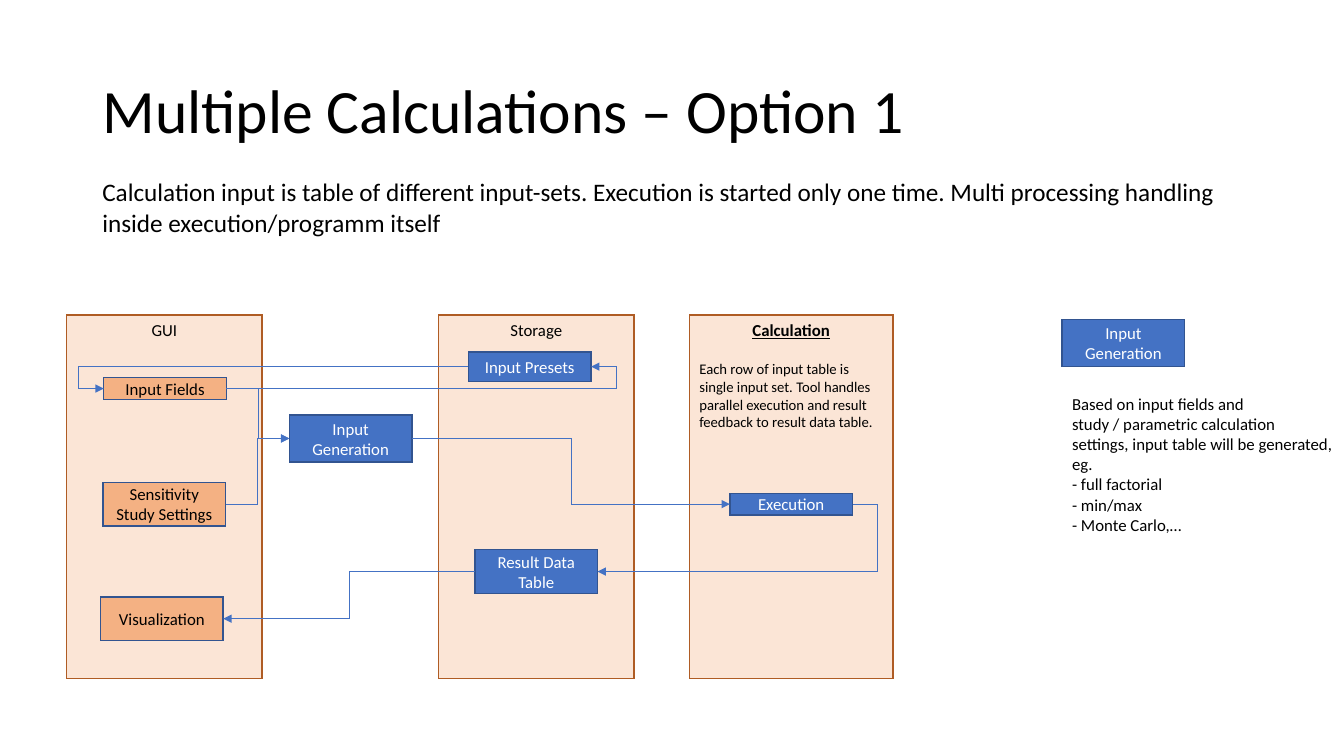
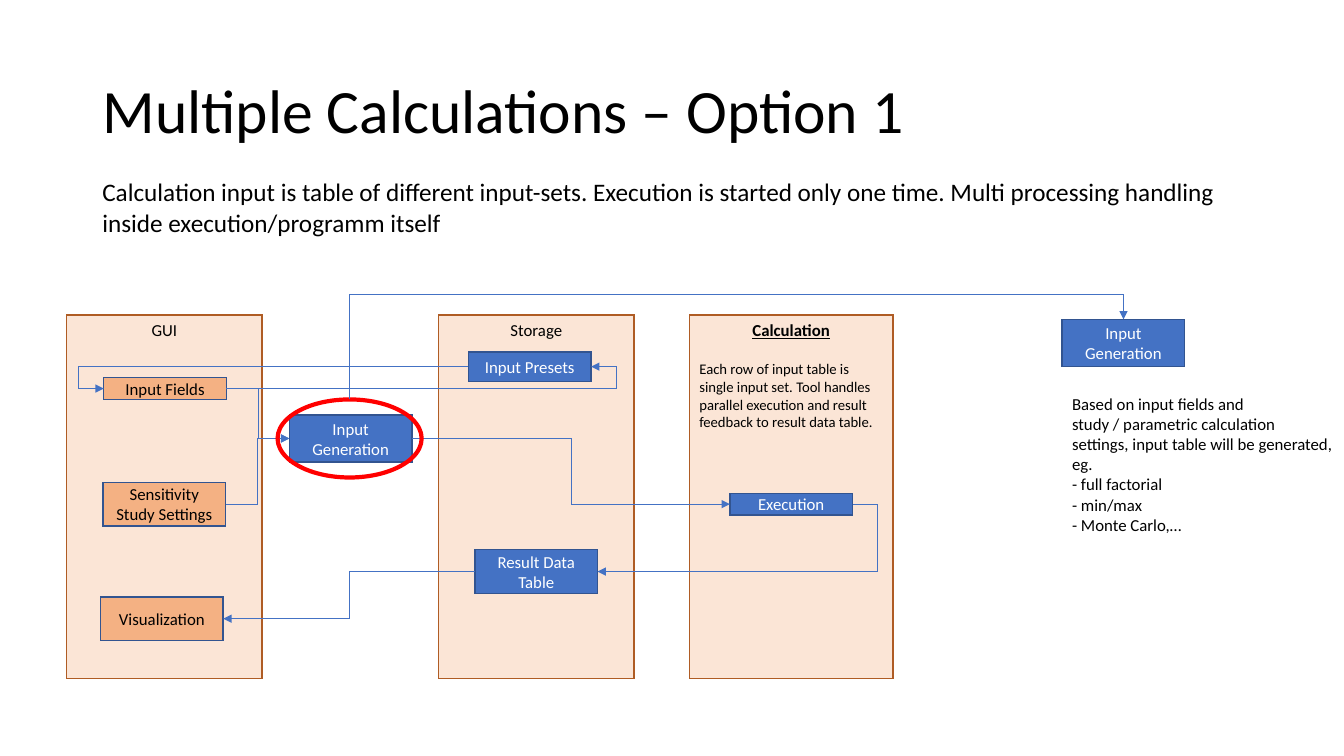
Before and after one commit to ZBT-Tools/LCOEcalc, a slide deck: slide 3 of doc.pptx. Drawn at 1344x756 pixels with LibreOffice and Linux fonts; fonts in the diff are those of the drawing. Boxes give left, top, right and bottom in pixels: in the first picture for what was removed or moved away, otherwise in the second. Text is boxed around its words. In the diff, an @@ line names an element or a change of style, - is before the commit and + after.

```diff
--- a/doc.pptx
+++ b/doc.pptx
@@ elbow arrow added from (350, 399) to (1124, 320), #4472C4 0.5 pt @@
@@ ellipse added at [277, 399, 421, 477], outline #FF0000 3 pt @@
```
Also in this commit, not shown: 1 other file.
